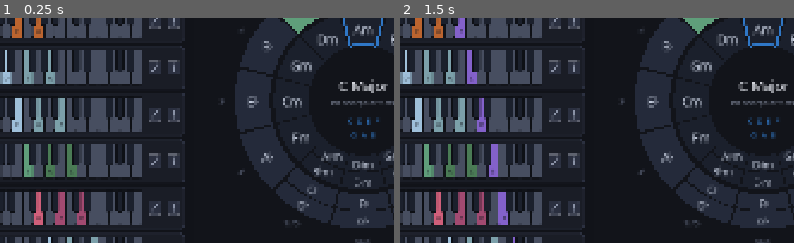
Above: before the commit, frames 1-2 (left to right).
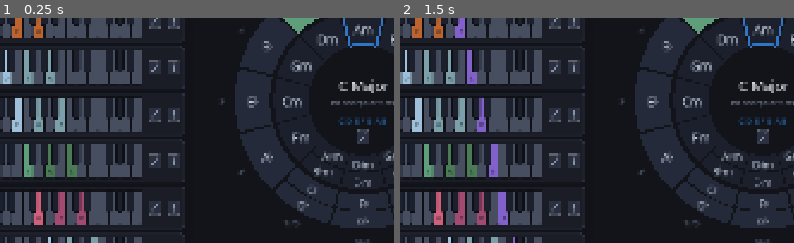
Above: after the commit, the same moments.

Repository: Square-Atom/mic
Game: Godot game, scene res://scenes/main.tscn
Same seed, same stepped clock (60 frames per second), same inputs: the game is played once before the commit and once after it.
Inputs:
- Up to frame 1 (0.25 s): no input
- Up to frame 2 (1.5 s): click "MIDI Input" at 0.5 s; click "Show 7th chords" at 1.25 s
The pictures show only the part of the screen within x 35-85%, y 26-76%; the shares and areas given below are measured in that part.

The runs differ from the first frame. In frame 1, 0.5% of the frame differs, in the area x 85-98%, y 44-56%; in frame 2, 0.5%.

Commit message:
Spell the scale on one line, and let it be played
The centre readout split the scale across two lines because it was too
wide to fit the hole. It now measures instead: one line, shrunk to the
largest size that still fits, joined with a single space. Flat-heavy
modes are far wider than sharp ones - C Locrian carries five - so the
size cannot be assumed, but even that worst case only drops a little and
stays readable.

Below it sits a button that plays the scale in order. It reuses the same
PlayButton the chord rows use, in its SEQUENCE mode: the rising dots
already mean "one after another" there, which is what a scale is. Clicks
reach it because every wedge's polar _has_point rejects the hole.

scale_voicing follows chord_voicing's rule, each note taking the first
octave above the one before, and adds an eighth note an octave over the
tonic - a scale that stops on its seventh sounds unfinished. The verifier
pins all 84 key-and-mode combinations to ascend and stay inside C4-B5,
since that added octave is what could have run past the top of the range.

Co-Authored-By: Claude Opus 5 <noreply@anthropic.com>

Diff:
--- a/scripts/dev/capture.gd
+++ b/scripts/dev/capture.gd
@@ -16,6 +16,7 @@
 	["csharp_major_triads", 7, KeyDef.Mode.MAJOR, false, true],
 	["c_mixolydian", 0, KeyDef.Mode.MIXOLYDIAN, false, false],
 	["c_dorian", 0, KeyDef.Mode.DORIAN, false, false],
+	["c_locrian", 0, KeyDef.Mode.LOCRIAN, false, false],
 ]
 
 var _frames := 0
--- a/scripts/dev/verify_theory.gd
+++ b/scripts/dev/verify_theory.gd
@@ -244,6 +244,28 @@
 				str(MusicTheory.has_function_degree(probe_mode, 3)), str(want_fourth != ""))
 		failures += _expect("%s marks a dominant wedge" % probe.display_name(),
 				str(MusicTheory.has_function_degree(probe_mode, 4)), str(want_fifth != ""))
+
+	# The scale button plays this voicing, so in every mode of every key it has
+	# to stay inside the keyboard and never step downwards. The octave the eighth
+	# note adds is what puts the top of the range at risk.
+	var voicing_faults := PackedStringArray()
+	for slot in 12:
+		for scale_mode in KeyDef.Mode.values():
+			var scale_key := MusicTheory.with_mode(
+					MusicTheory.key_at(slot, KeyDef.Mode.MAJOR), scale_mode)
+			var voiced := MusicTheory.scale_voicing(scale_key)
+			if voiced.size() != 8:
+				voicing_faults.append("%s has %d notes" % [scale_key.display_name(), voiced.size()])
+				continue
+			for i in range(1, voiced.size()):
+				if voiced[i] <= voiced[i - 1]:
+					voicing_faults.append("%s does not ascend" % scale_key.display_name())
+					break
+			if voiced[0] < MusicTheory.LOWEST_MIDI or voiced[7] > MusicTheory.HIGHEST_MIDI:
+				voicing_faults.append("%s spans %d-%d" % [
+						scale_key.display_name(), voiced[0], voiced[7]])
+	failures += _expect("scale voicings ascend and stay in C4-B5",
+			"none" if voicing_faults.is_empty() else " / ".join(voicing_faults), "none")
 
 	# The formula is derived from the interval table, so it is worth pinning to
 	# the textbook strings: if the two ever disagree, the table is wrong.
--- a/scripts/theory/music_theory.gd
+++ b/scripts/theory/music_theory.gd
@@ -282,6 +282,25 @@
 	return out
 
 
+## The scale as MIDI notes, climbing, and closing on the octave above.
+##
+## Same rule as chord_voicing - each note takes the first octave above the one
+## before it - so the line only ever ascends. The eighth note repeats the tonic
+## because a scale that stops on its seventh sounds unfinished. The worst case
+## is a tonic of B, giving 71-83, which is exactly the top of the C4-B5 range.
+static func scale_voicing(key: KeyDef) -> PackedInt32Array:
+	var out := PackedInt32Array()
+	var previous := VOICING_BASE_MIDI + key.tonic.pitch_class() - 1
+	for note in scale_notes(key):
+		var midi := VOICING_BASE_MIDI + note.pitch_class()
+		while midi <= previous:
+			midi += 12
+		out.append(midi)
+		previous = midi
+	out.append(out[0] + 12)
+	return out
+
+
 ## The traditional name of each scale degree. Tonic, Subdominant and Dominant
 ## are not a separate idea from the rest - they are simply the three of these
 ## seven that also name a harmonic function.
--- a/scripts/ui/circle_of_fifths.gd
+++ b/scripts/ui/circle_of_fifths.gd
@@ -18,6 +18,19 @@
 
 const SECTOR := TAU / 12.0
 
+## How much of the hole's diameter the scale line may fill. Under 2.0 so the
+## text keeps a margin and never touches the inner ring.
+const SCALE_MAX_WIDTH := 1.72
+## The scale stops shrinking here and is allowed to run wide instead. A line
+## too small to read would be a worse answer than one slightly too long.
+const SCALE_MIN_FONT := 8
+
+## The play-scale button. Sized to match the chord rows' buttons, since it is
+## the same control doing the same job, and placed below the scale line as a
+## fraction of the hole radius.
+const PLAY_BUTTON_SIZE := Vector2(30.0, 34.0)
+const PLAY_BUTTON_Y := 0.68
+
 ## Circle size as a fraction of the square it is given. Under 1.0 so the chord
 ## panel can take the width back, and so there is slack to shift into.
 @export var radius_scale: float = 0.99
@@ -28,11 +41,13 @@
 var _segments: Array[CircleSegment] = []
 var _radius: float = 0.0
 var _centre: Vector2 = Vector2.ZERO
+var _play_scale: PlayButton
 
 
 func _ready() -> void:
 	mouse_filter = Control.MOUSE_FILTER_PASS
 	_build_segments()
+	_add_play_button()
 	_update_geometry()
 	# Read the current selection rather than waiting for a signal, so this node
 	# is correct no matter what order the scene tree happens to be readied in.
@@ -102,7 +117,32 @@
 		segment.position = Vector2.ZERO
 		segment.size = size
 		segment.configure(_centre, inner, outer, start, start + SECTOR)
+	if _play_scale != null:
+		var hole := _radius * R_MINOR_INNER
+		_play_scale.size = PLAY_BUTTON_SIZE
+		_play_scale.position = _centre + Vector2(0.0, hole * PLAY_BUTTON_Y)
+		_play_scale.position -= PLAY_BUTTON_SIZE * 0.5
 	queue_redraw()
+
+
+## The button in the hole that sounds the whole scale.
+##
+## Added after the wedges so it comes later in the child order. It could only
+## ever be reached inside the hole anyway - every wedge's polar _has_point
+## rejects that area - but the ordering states the intent rather than relying
+## on that.
+func _add_play_button() -> void:
+	_play_scale = PlayButton.new()
+	# Rising dots already mean "one after another" on the chord rows, which is
+	# exactly what playing a scale is.
+	_play_scale.mode = PlayButton.Mode.SEQUENCE
+	_play_scale.tooltip_text = "Play the scale"
+	_play_scale.pressed.connect(_on_play_scale)
+	add_child(_play_scale)
+
+
+func _on_play_scale() -> void:
+	AppState.activate_chord(MusicTheory.scale_voicing(AppState.selected_key), true)
 
 
 func _on_segment_selected(slot: int, mode: int, use_alt: bool) -> void:
@@ -238,17 +278,25 @@
 	_draw_centred(font, MusicTheory.signature_text(key), body_size,
 			_centre + Vector2(0, hole * 0.02), Palette.TEXT_DIM)
 
-	# The scale is too wide to fit the hole on one line, so split it in two.
-	var notes := MusicTheory.scale_notes(key)
-	var first := PackedStringArray()
-	var second := PackedStringArray()
-	for i in notes.size():
-		if i < 4:
-			first.append(notes[i].display_name())
-		else:
-			second.append(notes[i].display_name())
-	_draw_centred(font, "  ".join(first), body_size, _centre + Vector2(0, hole * 0.36), Palette.RELATIVE)
-	_draw_centred(font, "  ".join(second), body_size, _centre + Vector2(0, hole * 0.62), Palette.RELATIVE)
+	# The scale reads as one line. Flat-heavy modes are far wider than sharp ones
+	# - C Locrian carries five flats - so the size is measured against the hole
+	# rather than assumed to fit.
+	var spelled := PackedStringArray()
+	for note in MusicTheory.scale_notes(key):
+		spelled.append(note.display_name())
+	var scale_text := " ".join(spelled)
+	var scale_size := _fitted_size(font, scale_text, body_size, hole * SCALE_MAX_WIDTH)
+	_draw_centred(font, scale_text, scale_size, _centre + Vector2(0, hole * 0.36), Palette.RELATIVE)
+
+
+## The largest size up to `max_size` at which `text` still fits `max_width`.
+static func _fitted_size(font: Font, text: String, max_size: int, max_width: float) -> int:
+	var size_px := max_size
+	while size_px > SCALE_MIN_FONT:
+		if font.get_string_size(text, HORIZONTAL_ALIGNMENT_LEFT, -1, size_px).x <= max_width:
+			break
+		size_px -= 1
+	return size_px
 
 
 func _draw_centred(font: Font, text: String, font_size: int, anchor: Vector2, color: Color) -> void:
